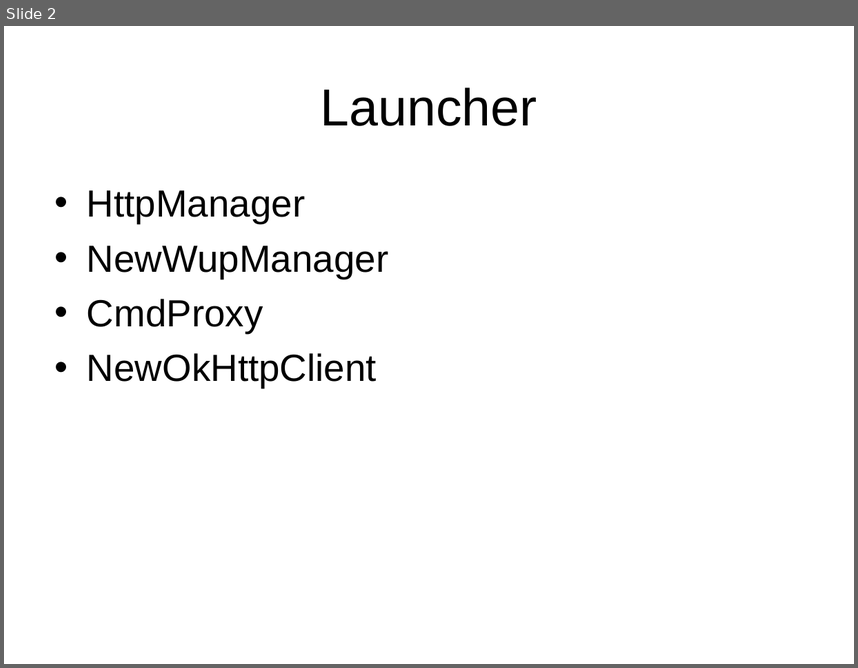
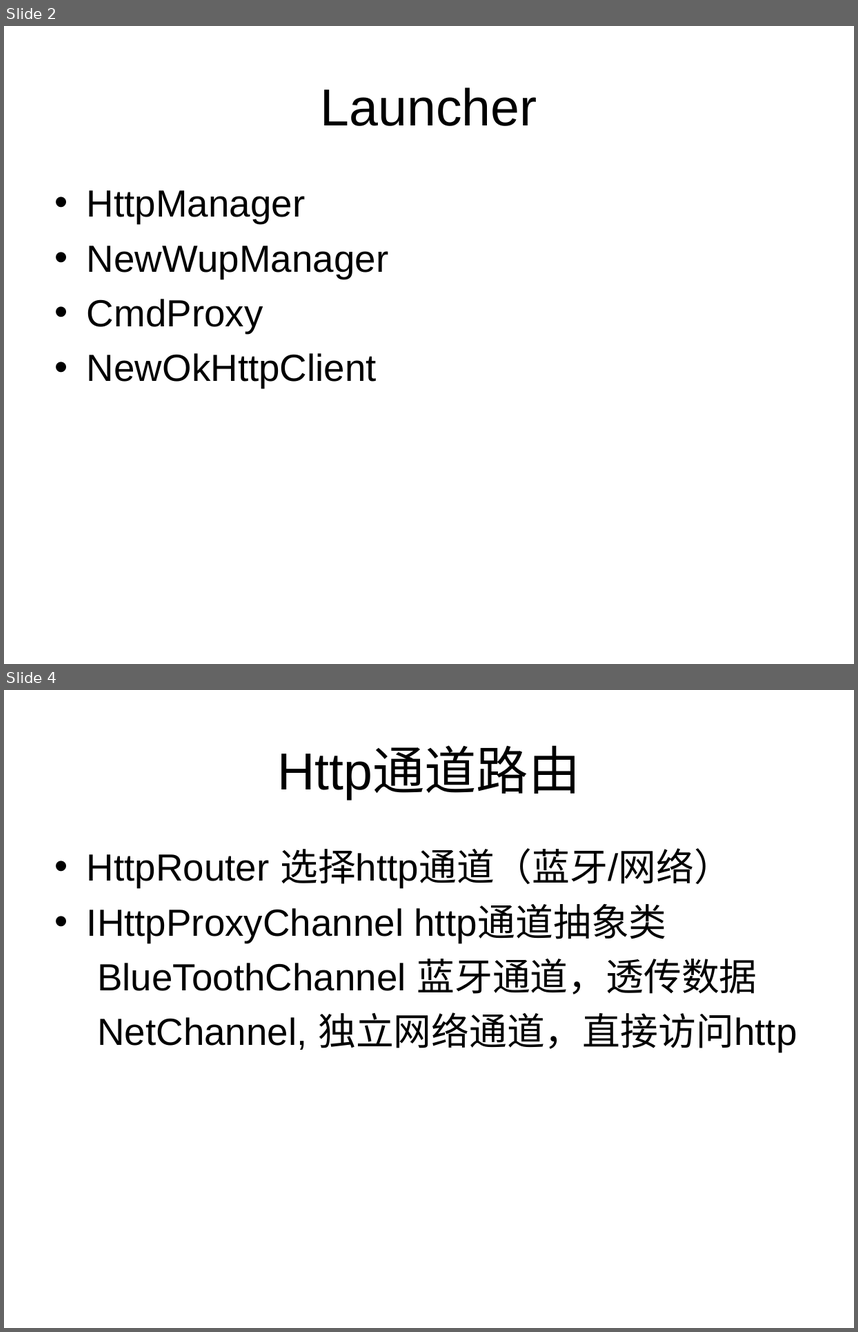
Before and after one commit to bradenwu/HttpFramework, a slide deck: doc/独立通信HttpFramework.ppt. Shown one above the other, each under a label of ours: slide 2 before the commit, slides 2 and 4 after it; the slides between them are not shown. The pictures are 858x668 and 858x1332 pixels, drawn with LibreOffice and Linux fonts; fonts in the diff are those of the drawing. Boxes give left, top, right and bottom in pixels: in the first picture for what was removed or moved away, otherwise in the second. Text is boxed around its words. In the diff, an @@ line names an element or a change of style, - is before the commit and + after.

Commit message:
update code for httpFramework

```diff
--- a/doc/独立通信HttpFramework.ppt
+++ b/doc/独立通信HttpFramework.ppt
@@ slide 4 added at (4,690,854,1328), background #FFFFFF @@
@@ title added at (277,748,580,799), 44 pt, text #000000 @@
+Http通道路由
@@ text added at (87,848,797,1053), 32 pt, text #000000 @@
+• HttpRouter 选择http通道（蓝牙/网络）
+• IHttpProxyChannel http通道抽象类
+  BlueToothChannel 蓝牙通道，透传数据
+  NetChannel, 独立网络通道，直接访问http
```
Also in this commit, not shown: 8 other slides added, 5 slides removed, 2 other files.
